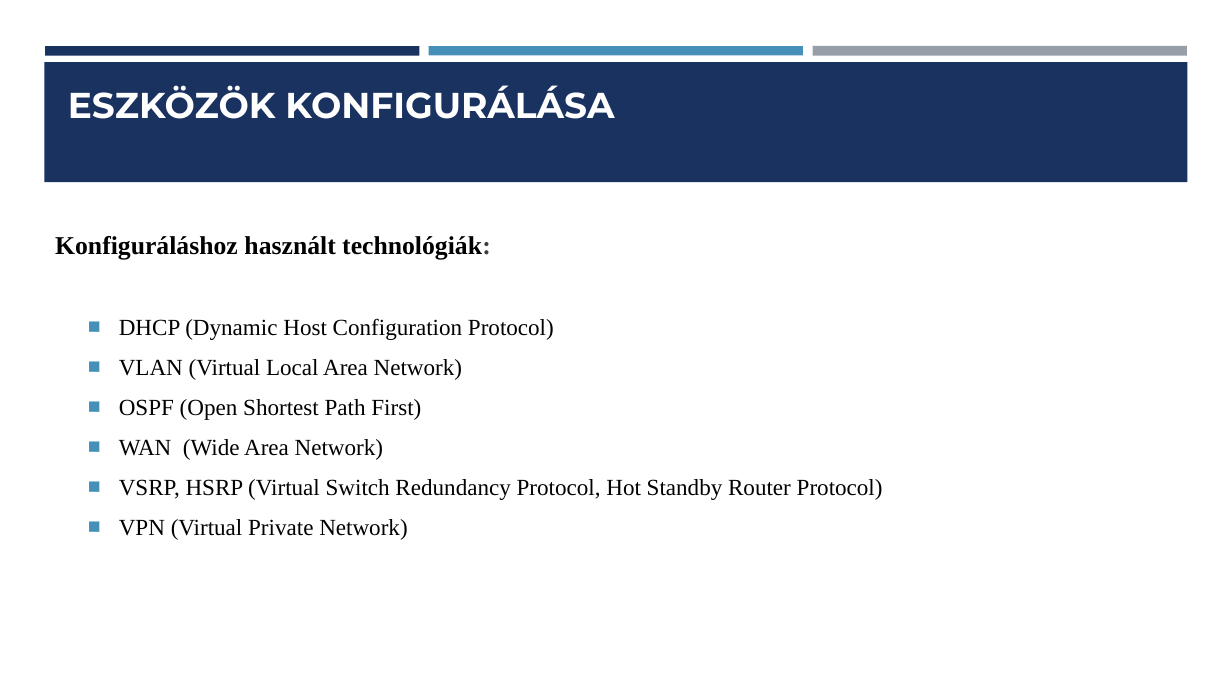
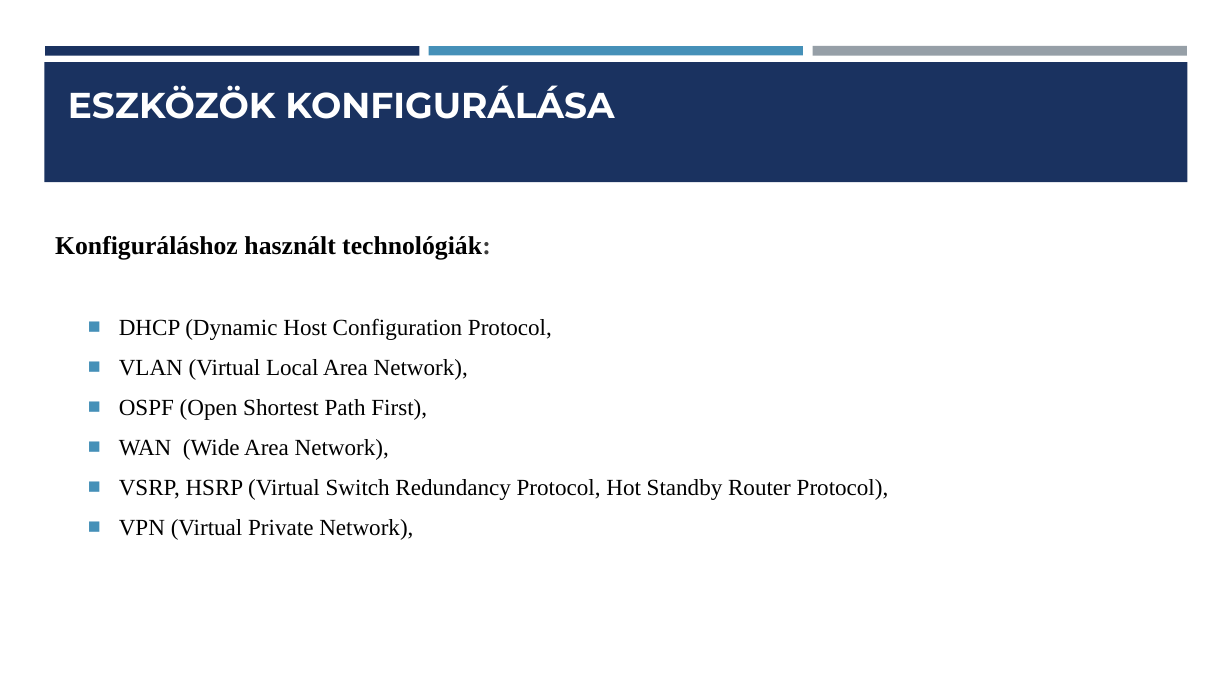
Before and after one commit to Dorina1200/vizsga, a slide deck: slide 8 of vizsga1/Hálózati Infrastruktúra Tervezése és Kivitelezése ppt.pptx (slide 7 before the commit). Drawn at 1232x693 pixels with LibreOffice and Linux fonts; fonts in the diff are those of the drawing. Boxes give left, top, right and bottom in pixels: in the first picture for what was removed or moved away, otherwise in the second. Text is boxed around its words. In the diff, an @@ line names an element or a change of style, - is before the commit and + after.

```diff
--- a/vizsga1/Hálózati Infrastruktúra Tervezése és Kivitelezése ppt.pptx
+++ b/vizsga1/Hálózati Infrastruktúra Tervezése és Kivitelezése ppt.pptx
@@ text at bbox=[119, 318, 889, 540]: text changed @@
-  ■ DHCP (Dynamic Host Configuration Protocol)
-  ■ VLAN (Virtual Local Area Network)
-  ■ OSPF (Open Shortest Path First)
-  ■ WAN (Wide Area Network)
-  ■ VSRP, HSRP (Virtual Switch Redundancy Protocol, Hot Standby Router Protocol)
-  ■ VPN (Virtual Private Network)
+  ■ DHCP (Dynamic Host Configuration Protocol,
+  ■ VLAN (Virtual Local Area Network),
+  ■ OSPF (Open Shortest Path First),
+  ■ WAN (Wide Area Network),
+  ■ VSRP, HSRP (Virtual Switch Redundancy Protocol, Hot Standby Router Protocol),
+  ■ VPN (Virtual Private Network),
```
Also in this commit, not shown: 1 other slide changed, 3 slides added, 2 slides removed, 1 other file.
